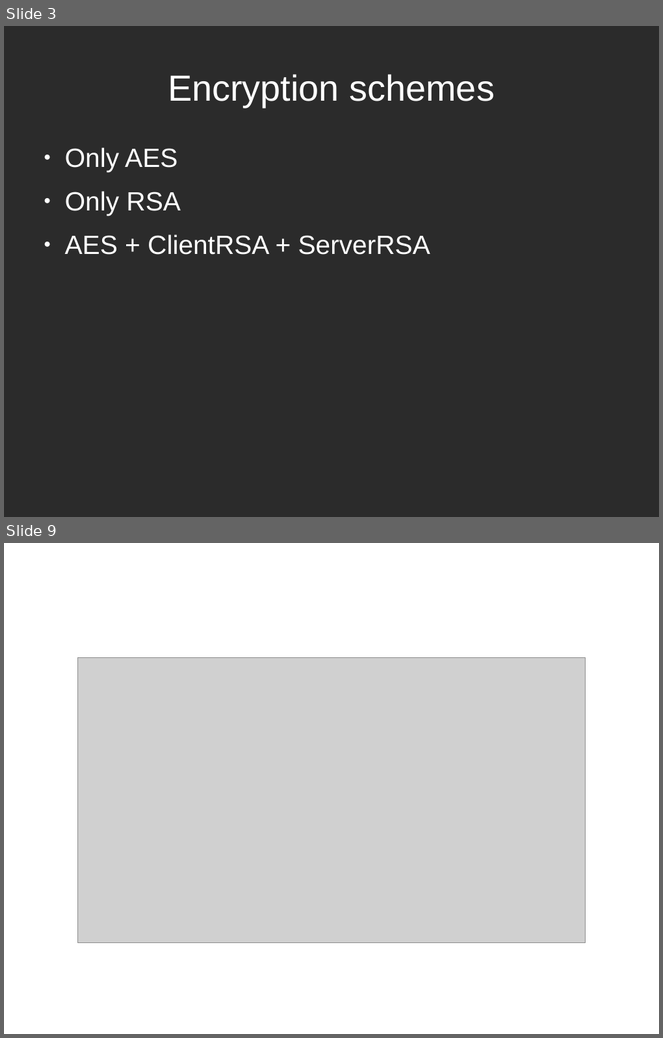
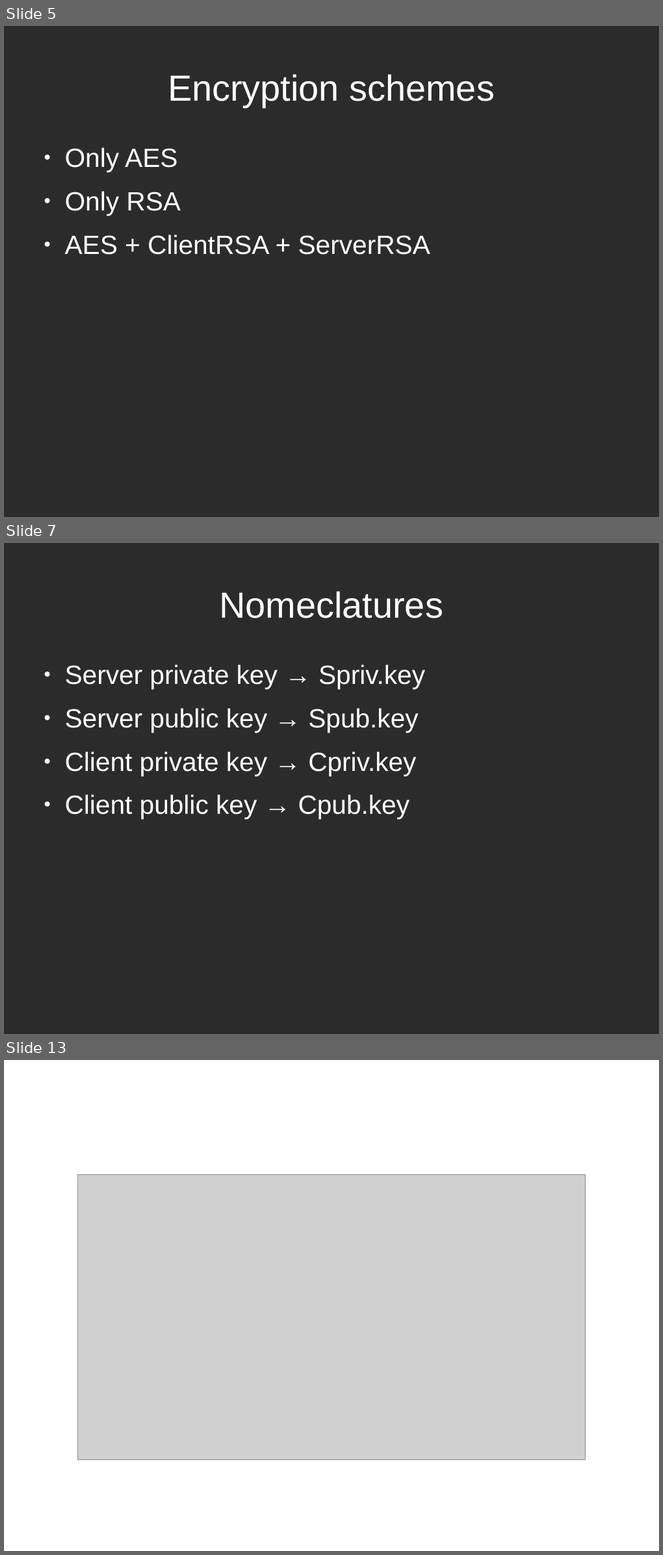
Before and after one commit to tarcisio-marinho/GonnaCry, a slide deck: Python/talk/na_beira_do_rio.odp. Shown one above the other, each under a label of ours: slides 3 and 9 before the commit, slides 5, 7 and 13 after it; the slides between them are not shown. The pictures are 663x1038 and 663x1555 pixels, drawn with LibreOffice and Linux fonts; fonts in the diff are those of the drawing; grey boxes stand for pictures; background and template pictures are left out; a plain dark background stands for a picture behind light text. Boxes give left, top, right and bottom in pixels: in the first picture for what was removed or moved away, otherwise in the second. Text is boxed around its words. In the diff, an @@ line names an element or a change of style, - is before the commit and + after.

```diff
--- a/Python/talk/na_beira_do_rio.odp
+++ b/Python/talk/na_beira_do_rio.odp
@@ slide 7 added at (x1=4, y1=543, x2=659, y2=1034), background picture (left out) @@
@@ title added at (x1=219, y1=591, x2=443, y2=618), 44 pt, text #FFFFFF @@
+Nomeclatures
@@ text added at (x1=65, y1=665, x2=425, y2=819), 32 pt, text #FFFFFF @@
+● Server private key → Spriv.key
+● Server public key → Spub.key
+● Client private key → Cpriv.key
+● Client public key → Cpub.key
@@ what was slide 3 is now slide 5 @@
@@ what was slide 9 is now slide 13 @@
```
Also in this commit, not shown: 6 slides changed, 3 other slides added.
